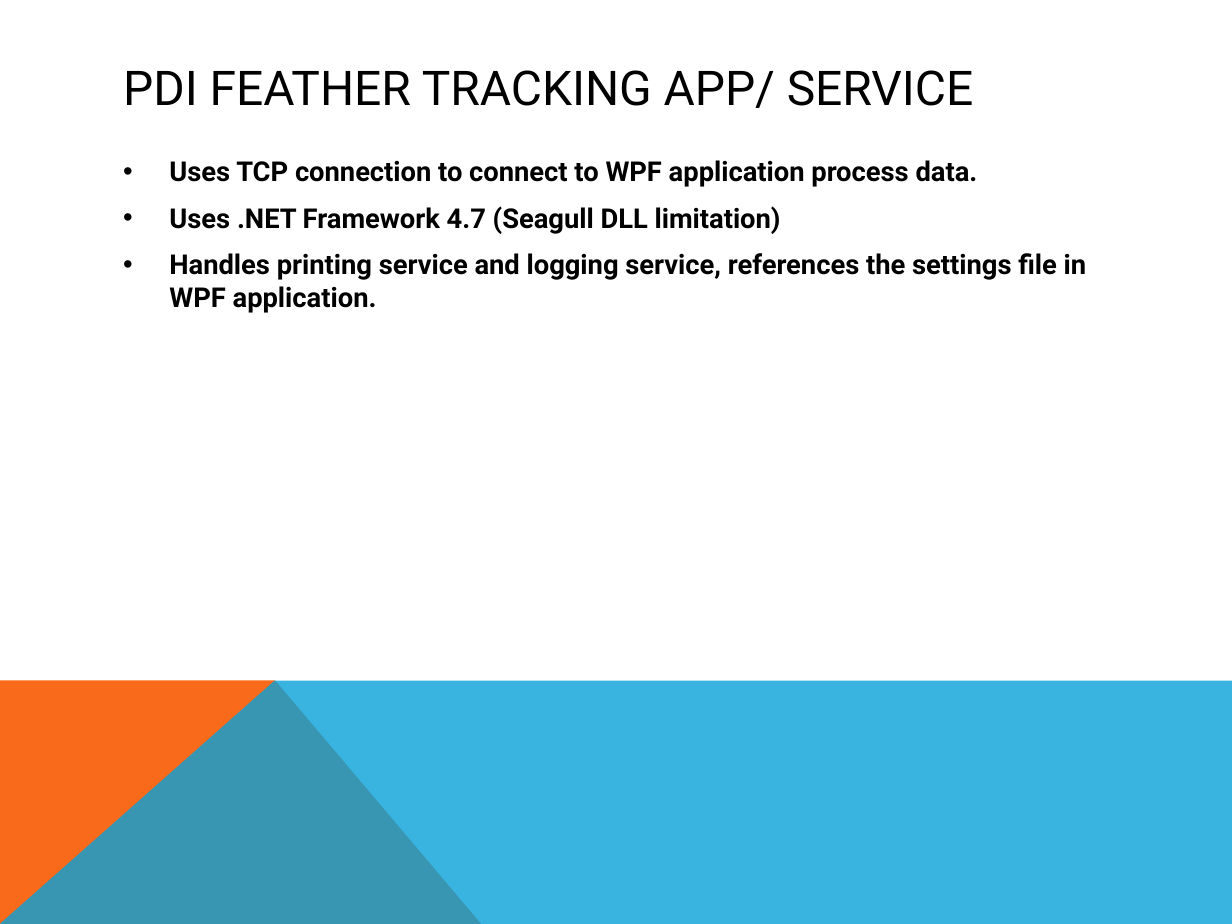
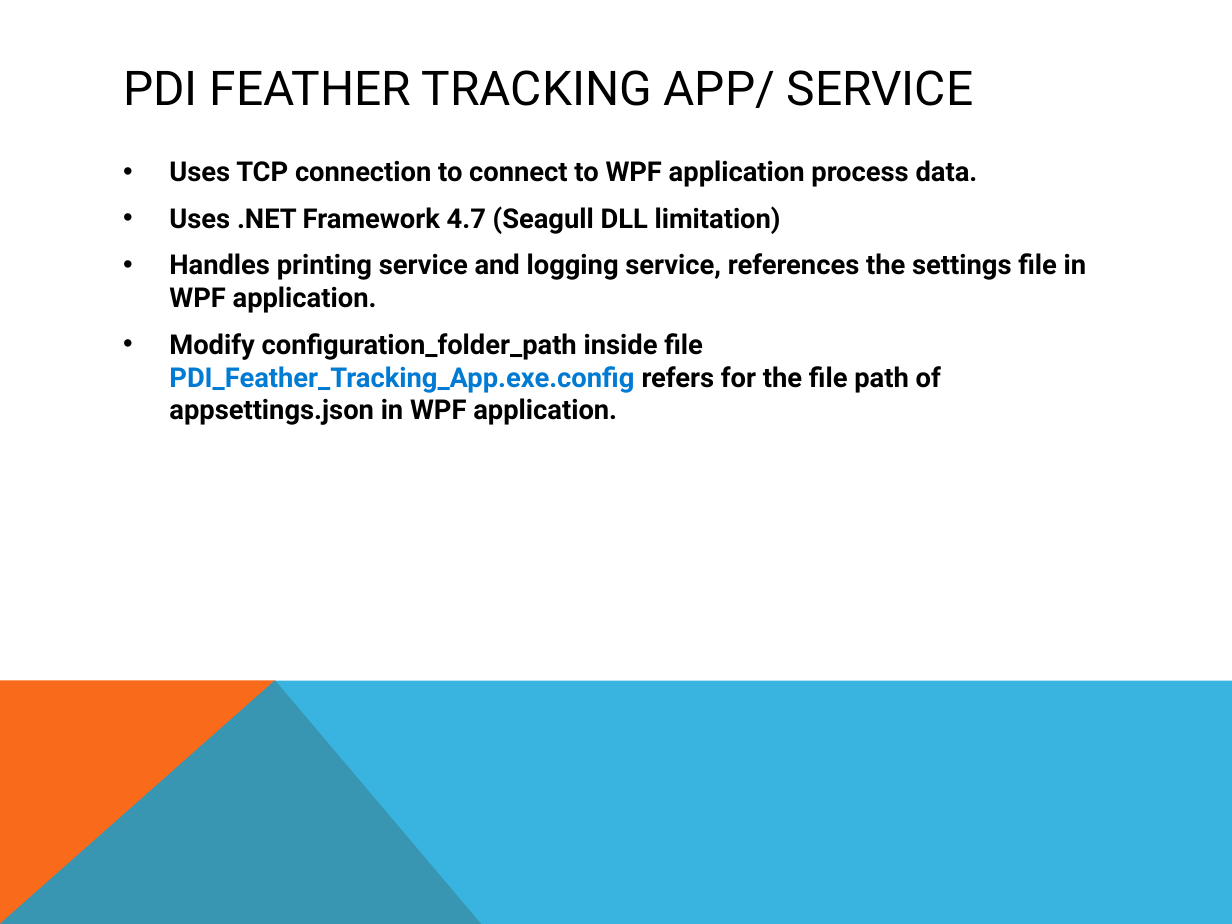
Before and after one commit to chiewx96/PDI_Project, a slide deck: slide 15 of PDI_Feather_Tracking_WPF/PDI_Feather_Tracking_WPF/PDI Feather tracking.pptx (slide 8 before the commit). Drawn at 1232x924 pixels with LibreOffice and Linux fonts; fonts in the diff are those of the drawing. Boxes give left, top, right and bottom in pixels: in the first picture for what was removed or moved away, otherwise in the second. Text is boxed around its words. In the diff, an @@ line names an element or a change of style, - is before the commit and + after.

Commit message:
1. updated presentation slides. 2. remove unused service. 3. minor touchup.

```diff
--- a/PDI_Feather_Tracking_WPF/PDI_Feather_Tracking_WPF/PDI Feather tracking.pptx
+++ b/PDI_Feather_Tracking_WPF/PDI_Feather_Tracking_WPF/PDI Feather tracking.pptx
@@ text at [169, 333, 941, 425]: paragraph added @@
+• Modify configuration_folder_path inside file PDI_Feather_Tracking_App.exe.config refers for the file path of appsettings.json in WPF application.
```
Also in this commit, not shown: 5 other slides changed, 8 slides added, 18 other files.
